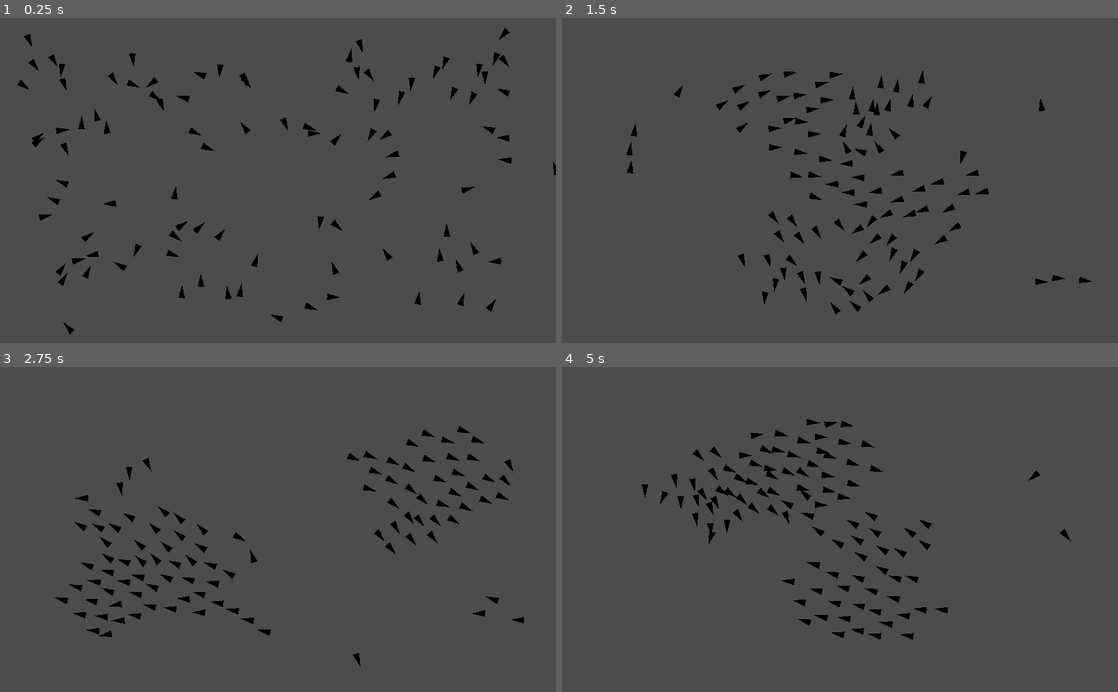
Above: before the commit, frames 1-4 (two rows, left to right).
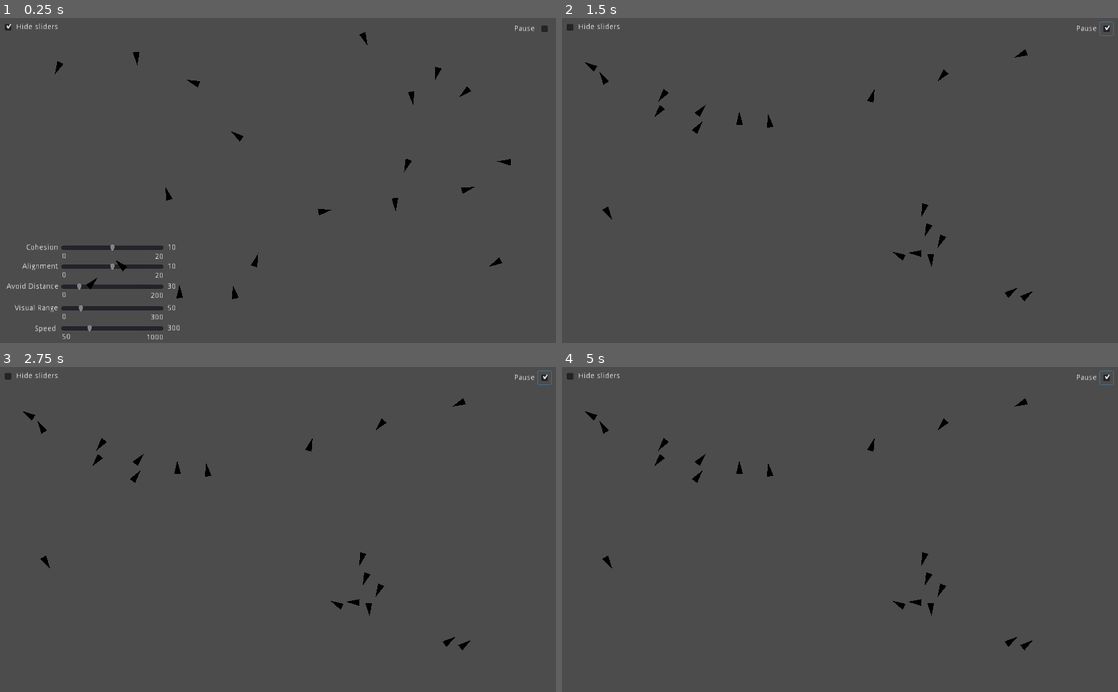
Above: after the commit, the same moments.

Repository: jorikvanveen/boids
Game: Godot game, scene res://MainScene.tscn
Same seed, same stepped clock (60 frames per second), same inputs: the game is played once before the commit and once after it.
Inputs (mouse positions are in pixels of both pictures, inside the frame that each line leads up to):
- Up to frame 1 (0.25 s): no input
- Up to frame 2 (1.5 s): click (567, 27) at 0.52 s; click (1106, 27) at 1.25 s, where only the run after the commit has a clickable "Pause"
- Up to frame 3 (2.75 s): move the mouse to (244, 672) at 2.02 s; click (244, 672) at 2.17 s
- Up to frame 4 (5 s): move the mouse to (1040, 461) at 2.77 s; click (1040, 461) at 2.92 s; move the mouse to (1023, 575) at 3.52 s; click (1023, 575) at 3.67 s; move the mouse to (650, 406) at 4.27 s; click (650, 406) at 4.42 s

The runs differ from the first frame. In frame 1, 4.3% of the frame differs, in the area x 0-100%, y 1-99%; in frame 2, 3.1%; in frame 3, 3.2%; in frame 4, 3.1%.

Commit message:
merge conflict solved

Diff:
--- a/Boids.gd
+++ b/Boids.gd
@@ -2,11 +2,12 @@
 
 var threads = []
 
-const NUM_THREADS = 32
+
+var NUM_THREADS = OS.get_processor_count()
 const DO_THREADING = false
 func _ready():
 	var Boid = load("res://src/boid/Boid.tscn")
-	for _i in range(100):
+	for _i in range(20):
 		var boid = Boid.instance()
 		boid.position = Vector2(rand_range(0, 1000),rand_range(0,600))
 		add_child(boid)
@@ -52,3 +53,23 @@
 		thread.wait_to_finish()
 
 	threads = []
+
+
+func _on_HSlider_value_changed(value, variable):
+	# Loop trough children and set each variable and label
+	for child in get_children():
+		child.set(variable, value)
+	get_node('../CheckBox/Speed/Label4').text = str(get_node('../CheckBox/Speed').value)
+	get_node('../CheckBox/VisualRange/Label4').text = str(get_node('../CheckBox/VisualRange').value)
+	get_node('../CheckBox/AvoidDistance/Label4').text = str(get_node('../CheckBox/AvoidDistance').value)
+	get_node('../CheckBox/Alignment/Label4').text = str(get_node('../CheckBox/Alignment').value)
+	get_node('../CheckBox/Cohesion/Label4').text = str(get_node('../CheckBox/Cohesion').value)
+
+
+# Hide sliders
+func _on_CheckBox_pressed():
+	for child in get_node('../CheckBox').get_children():
+		child.visible = !child.visible
+
+func _on_Pause_pressed():
+	get_tree().paused = !get_tree().paused
--- a/MainScene.tscn
+++ b/MainScene.tscn
@@ -3,6 +3,320 @@
 [ext_resource path="res://Boids.gd" type="Script" id=2]
 
 [node name="Node2D" type="Node2D"]
+
+[node name="Label" type="Label" parent="."]
+margin_left = 30.1161
+margin_top = 10.4699
+margin_right = 107.116
+margin_bottom = 24.4699
+text = "Hide sliders"
+__meta__ = {
+"_edit_use_anchors_": false
+}
+
+[node name="CheckBox" type="CheckBox" parent="."]
+margin_left = 2.77719
+margin_top = 4.65008
+margin_right = 26.7772
+margin_bottom = 28.6501
+pressed = true
+__meta__ = {
+"_edit_use_anchors_": false
+}
+
+[node name="Speed" type="HSlider" parent="CheckBox"]
+margin_left = 108.921
+margin_top = 559.982
+margin_right = 298.921
+margin_bottom = 575.982
+min_value = 50.0
+max_value = 1000.0
+step = 50.0
+value = 300.0
+__meta__ = {
+"_edit_use_anchors_": false
+}
+
+[node name="Label" type="Label" parent="CheckBox/Speed"]
+margin_left = 156.515
+margin_top = 17.8605
+margin_right = 188.515
+margin_bottom = 31.8605
+text = "1000"
+__meta__ = {
+"_edit_use_anchors_": false
+}
+
+[node name="Label2" type="Label" parent="CheckBox/Speed"]
+margin_left = 1.64334
+margin_top = 17.0695
+margin_right = 17.6433
+margin_bottom = 31.0695
+text = "50"
+__meta__ = {
+"_edit_use_anchors_": false
+}
+
+[node name="Label3" type="Label" parent="CheckBox/Speed"]
+margin_left = -47.622
+margin_top = 1.5874
+margin_right = -7.62202
+margin_bottom = 15.5874
+text = "Speed"
+__meta__ = {
+"_edit_use_anchors_": false
+}
+
+[node name="Label4" type="Label" parent="CheckBox/Speed"]
+margin_left = 196.044
+margin_top = 0.793701
+margin_right = 236.044
+margin_bottom = 14.7937
+text = "300"
+__meta__ = {
+"_edit_use_anchors_": false
+}
+
+[node name="VisualRange" type="HSlider" parent="CheckBox"]
+margin_left = 108.921
+margin_top = 523.01
+margin_right = 298.921
+margin_bottom = 539.01
+max_value = 300.0
+step = 10.0
+value = 50.0
+__meta__ = {
+"_edit_use_anchors_": false
+}
+
+[node name="Label" type="Label" parent="CheckBox/VisualRange"]
+margin_left = 156.515
+margin_top = 17.8605
+margin_right = 188.515
+margin_bottom = 31.8605
+text = "300"
+align = 2
+__meta__ = {
+"_edit_use_anchors_": false
+}
+
+[node name="Label2" type="Label" parent="CheckBox/VisualRange"]
+margin_left = 2.0
+margin_top = 17.0
+margin_right = 18.0
+margin_bottom = 31.0
+text = "0"
+__meta__ = {
+"_edit_use_anchors_": false
+}
+
+[node name="Label3" type="Label" parent="CheckBox/VisualRange"]
+margin_left = -85.4852
+margin_top = 1.14191
+margin_right = -5.48521
+margin_bottom = 15.1419
+text = "Visual Range"
+__meta__ = {
+"_edit_use_anchors_": false
+}
+
+[node name="Label4" type="Label" parent="CheckBox/VisualRange"]
+margin_left = 196.0
+margin_top = 1.0
+margin_right = 236.0
+margin_bottom = 15.0
+text = "50"
+__meta__ = {
+"_edit_use_anchors_": false
+}
+
+[node name="AvoidDistance" type="HSlider" parent="CheckBox"]
+margin_left = 108.921
+margin_top = 483.322
+margin_right = 298.921
+margin_bottom = 499.322
+max_value = 200.0
+step = 5.0
+value = 30.0
+__meta__ = {
+"_edit_use_anchors_": false
+}
+
+[node name="Label" type="Label" parent="CheckBox/AvoidDistance"]
+margin_left = 156.515
+margin_top = 17.8605
+margin_right = 188.515
+margin_bottom = 31.8605
+text = "200"
+align = 2
+__meta__ = {
+"_edit_use_anchors_": false
+}
+
+[node name="Label2" type="Label" parent="CheckBox/AvoidDistance"]
+margin_left = 2.0
+margin_top = 17.0
+margin_right = 18.0
+margin_bottom = 31.0
+text = "0"
+__meta__ = {
+"_edit_use_anchors_": false
+}
+
+[node name="Label3" type="Label" parent="CheckBox/AvoidDistance"]
+margin_left = -99.9743
+margin_top = 1.14191
+margin_right = -3.97432
+margin_bottom = 15.1419
+text = "Avoid Distance"
+__meta__ = {
+"_edit_use_anchors_": false
+}
+
+[node name="Label4" type="Label" parent="CheckBox/AvoidDistance"]
+margin_left = 196.0
+margin_top = 1.0
+margin_right = 236.0
+margin_bottom = 15.0
+text = "30"
+__meta__ = {
+"_edit_use_anchors_": false
+}
+
+[node name="Cohesion" type="HSlider" parent="CheckBox"]
+margin_left = 108.921
+margin_top = 410.877
+margin_right = 298.921
+margin_bottom = 426.877
+max_value = 20.0
+value = 10.0
+__meta__ = {
+"_edit_use_anchors_": false
+}
+
+[node name="Label" type="Label" parent="CheckBox/Cohesion"]
+margin_left = 156.515
+margin_top = 17.8605
+margin_right = 188.515
+margin_bottom = 31.8605
+text = "20"
+align = 2
+__meta__ = {
+"_edit_use_anchors_": false
+}
+
+[node name="Label2" type="Label" parent="CheckBox/Cohesion"]
+margin_left = 2.0
+margin_top = 17.0
+margin_right = 18.0
+margin_bottom = 31.0
+text = "0"
+__meta__ = {
+"_edit_use_anchors_": false
+}
+
+[node name="Label3" type="Label" parent="CheckBox/Cohesion"]
+margin_left = -99.9743
+margin_top = 1.14191
+margin_right = -3.97432
+margin_bottom = 15.1419
+text = "Cohesion"
+align = 2
+__meta__ = {
+"_edit_use_anchors_": false
+}
+
+[node name="Label4" type="Label" parent="CheckBox/Cohesion"]
+margin_left = 196.0
+margin_top = 1.0
+margin_right = 236.0
+margin_bottom = 15.0
+text = "10"
+__meta__ = {
+"_edit_use_anchors_": false
+}
+
+[node name="Alignment" type="HSlider" parent="CheckBox"]
+margin_left = 108.921
+margin_top = 445.525
+margin_right = 298.921
+margin_bottom = 461.525
+max_value = 20.0
+value = 10.0
+__meta__ = {
+"_edit_use_anchors_": false
+}
+
+[node name="Label" type="Label" parent="CheckBox/Alignment"]
+margin_left = 156.515
+margin_top = 17.8605
+margin_right = 188.515
+margin_bottom = 31.8605
+text = "20"
+align = 2
+__meta__ = {
+"_edit_use_anchors_": false
+}
+
+[node name="Label2" type="Label" parent="CheckBox/Alignment"]
+margin_left = 2.0
+margin_top = 17.0
+margin_right = 18.0
+margin_bottom = 31.0
+text = "0"
+__meta__ = {
+"_edit_use_anchors_": false
+}
+
+[node name="Label3" type="Label" parent="CheckBox/Alignment"]
+margin_left = -99.9743
+margin_top = 1.14191
+margin_right = -3.97432
+margin_bottom = 15.1419
+text = "Alignment"
+align = 2
+__meta__ = {
+"_edit_use_anchors_": false
+}
+
+[node name="Label4" type="Label" parent="CheckBox/Alignment"]
+margin_left = 196.0
+margin_top = 1.0
+margin_right = 236.0
+margin_bottom = 15.0
+text = "10"
+__meta__ = {
+"_edit_use_anchors_": false
+}
 
 [node name="Boids" type="Node" parent="."]
 script = ExtResource( 2 )
+
+[node name="Pause" type="CheckBox" parent="."]
+pause_mode = 2
+process_priority = 1
+margin_left = 990.942
+margin_top = 7.54224
+margin_right = 1014.94
+margin_bottom = 31.5422
+__meta__ = {
+"_edit_use_anchors_": false
+}
+
+[node name="Label" type="Label" parent="Pause"]
+margin_left = -44.4644
+margin_top = 5.25146
+margin_right = -4.46442
+margin_bottom = 19.2515
+text = "Pause"
+__meta__ = {
+"_edit_use_anchors_": false
+}
+
+[connection signal="pressed" from="CheckBox" to="Boids" method="_on_CheckBox_pressed"]
+[connection signal="value_changed" from="CheckBox/Speed" to="Boids" method="_on_HSlider_value_changed" binds= [ "SPEED" ]]
+[connection signal="value_changed" from="CheckBox/VisualRange" to="Boids" method="_on_HSlider_value_changed" binds= [ "VISUAL_RANGE" ]]
+[connection signal="value_changed" from="CheckBox/AvoidDistance" to="Boids" method="_on_HSlider_value_changed" binds= [ "AVOID_MIN_DIST" ]]
+[connection signal="value_changed" from="CheckBox/Cohesion" to="Boids" method="_on_HSlider_value_changed" binds= [ "AVOID_MIN_DIST" ]]
+[connection signal="value_changed" from="CheckBox/Alignment" to="Boids" method="_on_HSlider_value_changed" binds= [ "AVOID_MIN_DIST" ]]
+[connection signal="pressed" from="Pause" to="Boids" method="_on_Pause_pressed"]
--- a/project.godot
+++ b/project.godot
@@ -33,26 +33,26 @@
 
 left={
 "deadzone": 0.5,
-"events": [ Object(InputEventKey,"resource_local_to_scene":false,"resource_name":"","device":0,"alt":false,"shift":false,"control":false,"meta":false,"command":false,"pressed":false,"scancode":65,"physical_scancode":0,"unicode":0,"echo":false,"script":null)
-, Object(InputEventKey,"resource_local_to_scene":false,"resource_name":"","device":0,"alt":false,"shift":false,"control":false,"meta":false,"command":false,"pressed":false,"scancode":16777231,"physical_scancode":0,"unicode":0,"echo":false,"script":null)
+"events": [ Object(InputEventKey,"resource_local_to_scene":false,"resource_name":"","device":0,"alt":false,"shift":false,"control":false,"meta":false,"command":false,"pressed":false,"scancode":65,"unicode":0,"echo":false,"script":null)
+, Object(InputEventKey,"resource_local_to_scene":false,"resource_name":"","device":0,"alt":false,"shift":false,"control":false,"meta":false,"command":false,"pressed":false,"scancode":16777231,"unicode":0,"echo":false,"script":null)
  ]
 }
 up={
 "deadzone": 0.5,
-"events": [ Object(InputEventKey,"resource_local_to_scene":false,"resource_name":"","device":0,"alt":false,"shift":false,"control":false,"meta":false,"command":false,"pressed":false,"scancode":16777232,"physical_scancode":0,"unicode":0,"echo":false,"script":null)
-, Object(InputEventKey,"resource_local_to_scene":false,"resource_name":"","device":0,"alt":false,"shift":false,"control":false,"meta":false,"command":false,"pressed":false,"scancode":87,"physical_scancode":0,"unicode":0,"echo":false,"script":null)
+"events": [ Object(InputEventKey,"resource_local_to_scene":false,"resource_name":"","device":0,"alt":false,"shift":false,"control":false,"meta":false,"command":false,"pressed":false,"scancode":16777232,"unicode":0,"echo":false,"script":null)
+, Object(InputEventKey,"resource_local_to_scene":false,"resource_name":"","device":0,"alt":false,"shift":false,"control":false,"meta":false,"command":false,"pressed":false,"scancode":87,"unicode":0,"echo":false,"script":null)
  ]
 }
 down={
 "deadzone": 0.5,
-"events": [ Object(InputEventKey,"resource_local_to_scene":false,"resource_name":"","device":0,"alt":false,"shift":false,"control":false,"meta":false,"command":false,"pressed":false,"scancode":16777234,"physical_scancode":0,"unicode":0,"echo":false,"script":null)
-, Object(InputEventKey,"resource_local_to_scene":false,"resource_name":"","device":0,"alt":false,"shift":false,"control":false,"meta":false,"command":false,"pressed":false,"scancode":83,"physical_scancode":0,"unicode":0,"echo":false,"script":null)
+"events": [ Object(InputEventKey,"resource_local_to_scene":false,"resource_name":"","device":0,"alt":false,"shift":false,"control":false,"meta":false,"command":false,"pressed":false,"scancode":16777234,"unicode":0,"echo":false,"script":null)
+, Object(InputEventKey,"resource_local_to_scene":false,"resource_name":"","device":0,"alt":false,"shift":false,"control":false,"meta":false,"command":false,"pressed":false,"scancode":83,"unicode":0,"echo":false,"script":null)
  ]
 }
 right={
 "deadzone": 0.5,
-"events": [ Object(InputEventKey,"resource_local_to_scene":false,"resource_name":"","device":0,"alt":false,"shift":false,"control":false,"meta":false,"command":false,"pressed":false,"scancode":16777233,"physical_scancode":0,"unicode":0,"echo":false,"script":null)
-, Object(InputEventKey,"resource_local_to_scene":false,"resource_name":"","device":0,"alt":false,"shift":false,"control":false,"meta":false,"command":false,"pressed":false,"scancode":68,"physical_scancode":0,"unicode":0,"echo":false,"script":null)
+"events": [ Object(InputEventKey,"resource_local_to_scene":false,"resource_name":"","device":0,"alt":false,"shift":false,"control":false,"meta":false,"command":false,"pressed":false,"scancode":16777233,"unicode":0,"echo":false,"script":null)
+, Object(InputEventKey,"resource_local_to_scene":false,"resource_name":"","device":0,"alt":false,"shift":false,"control":false,"meta":false,"command":false,"pressed":false,"scancode":68,"unicode":0,"echo":false,"script":null)
  ]
 }
 
--- a/src/boid/Boid.gd
+++ b/src/boid/Boid.gd
@@ -32,11 +32,11 @@
 	middle_indicator.RADIUS = 10
 	middle_indicator.COLOR = Color.red
 	# Spawn circle
-	#var circle = Circle.new()
-	#circle.RADIUS = VISUAL_RANGE
-	#add_child(circle)
-	#add_child(middle_indicator)
-	add_to_group("boids")
+#	var circle = Circle.new()
+#	circle.RADIUS = VISUAL_RANGE
+#	add_child(circle)
+#	add_child(middle_indicator)
+#	add_to_group("boids")
 
 	# Rotate random
 	rng.randomize()
@@ -117,7 +117,6 @@
 
 func physics_thread(delta):
 	get_nearby_boids()
-
 	# Every bias function returns the optimal vector that they want to be in.
 	# That is multiplied by the factor of each of those biases
 	# Calculate the new velocity
